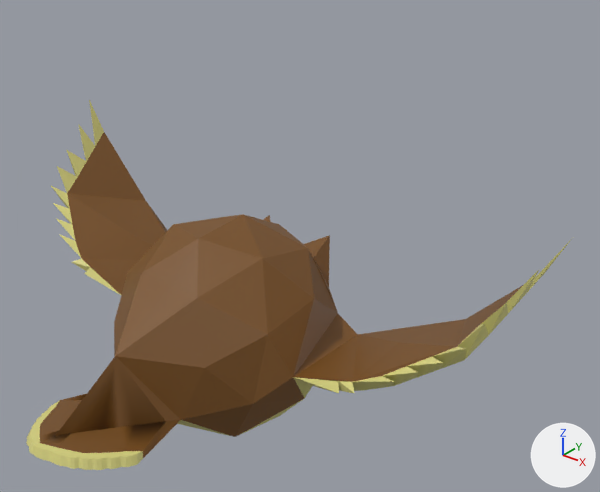
Renders of the glTF model RTS/public/models/Owl_Wings_Up.glb from each side of a commit.
Rendered twice from a 50 mm camera at (4.13, -4.17, 3.56) aimed at (0.41, 0.48, 0.68). The lights are fixed; the arrows at lower right show +X, +Y and +Z. The older version comes first. Where no turn or scale is listed for an object, it has been applied to the vertices.

Objects in the first picture: 'Owl.005'.
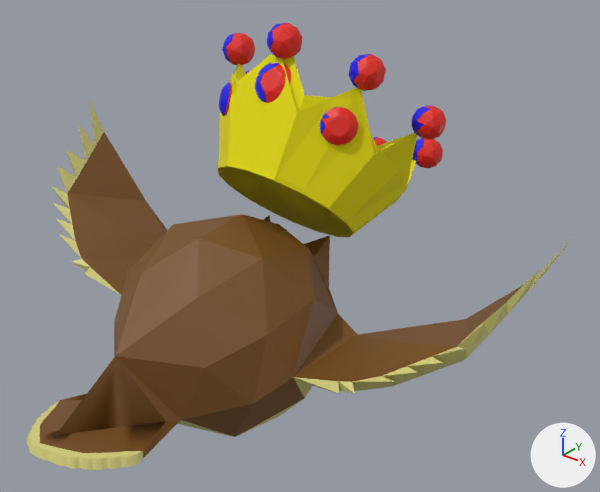
Location of each change, [x1, y1, x2, y2] in pixels of the pictures (600 x 492 px):
```json
{"object": "Red_Crown", "change": "added", "after": [226, 23, 446, 237], "faces in mat_material_012 (yellow #e7de06)": [228, 58, 417, 237], "faces in mat_material_011 (red #e72214)": [226, 23, 446, 168]}
{"object": "Red_Tiara", "change": "added", "after": [218, 54, 405, 237], "faces in mat_material_012 (yellow #e7de06)": [218, 54, 405, 237], "faces in mat_material_011 (red #e72214)": [224, 64, 358, 145]}
{"object": "Blue_Crown", "change": "added", "after": [220, 22, 430, 167], "faces in mat_material_012 (yellow #e7de06)": [220, 58, 415, 166], "faces in mat_material_013 (blue #0f02e7)": [222, 22, 430, 167]}
{"object": "Blue_Tiara", "change": "added", "after": [218, 53, 351, 237], "faces in mat_material_012 (yellow #e7de06)": [218, 53, 351, 237], "faces in mat_material_013 (blue #0f02e7)": [219, 63, 336, 144]}
```

Edits to the scene script, one JSON object a line:
```json
{"op": "add", "block": "mat_material_013", "code": ["mat_material_013 = principled_material('Material.013')", "mat_material_013.base_color = (0.00488, 0.000655, 0.8)  # blue #0f02e7"]}
{"op": "add", "block": "mat_material_012", "code": ["mat_material_012 = principled_material('Material.012')", "mat_material_012.base_color = (0.8, 0.729, 0.00169)  # yellow #e7de06", "mat_material_012.roughness = 1.0"]}
{"op": "add", "block": "mat_material_011", "code": ["mat_material_011 = principled_material('Material.011')", "mat_material_011.base_color = (0.8, 0.016, 0.00698)  # red #e72214"]}
{"op": "add", "block": "me_cylinder", "code": ["me_cylinder = bpy.data.meshes.new('Cylinder')", "me_cylinder.from_pydata(...)  # 416 vertices, 796 faces; spans x -1.05..1.05, y -0.7..1.23, z -0.69..1.21", "# faces by material slot: [110, 686]", "me_cylinder.materials.append(mat_material_012)  # yellow #e7de06", "me_cylinder.materials.append(mat_material_013)  # blue #0f02e7"]}
{"op": "add", "block": "me_dmesh", "code": ["me_dmesh = bpy.data.meshes.new('dmesh')", "me_dmesh.from_pydata(...)  # 539 vertices, 1062 faces; spans x -0.87..0.87, y -0.61..0.77, z -0.65..1.12", "# faces by material slot: [952, 110]", "me_dmesh.materials.append(mat_material_013)  # blue #0f02e7", "me_dmesh.materials.append(mat_material_012)  # yellow #e7de06"]}
{"op": "add", "block": "me_cylinder_002", "code": ["me_cylinder_002 = bpy.data.meshes.new('Cylinder.002')", "me_cylinder_002.from_pydata(...)  # 416 vertices, 796 faces; spans x -1.05..1.05, y -0.7..1.23, z -0.69..1.21", "# faces by material slot: [110, 686]", "me_cylinder_002.materials.append(mat_material_012)  # yellow #e7de06", "me_cylinder_002.materials.append(mat_material_011)  # red #e72214"]}
{"op": "add", "block": "me_dmesh_003", "code": ["me_dmesh_003 = bpy.data.meshes.new('dmesh.003')", "me_dmesh_003.from_pydata(...)  # 539 vertices, 1062 faces; spans x -0.87..0.87, y -0.61..0.77, z -0.65..1.12", "# faces by material slot: [952, 110]", "me_dmesh_003.materials.append(mat_material_011)  # red #e72214", "me_dmesh_003.materials.append(mat_material_012)  # yellow #e7de06"]}
{"op": "add", "block": "ob_blue_crown", "code": ["ob_blue_crown = bpy.data.objects.new('Blue_Crown', me_cylinder)", "ob_blue_crown.location = (0.037, 0.996, 1.127)"]}
{"op": "add", "block": "ob_blue_tiara", "code": ["ob_blue_tiara = bpy.data.objects.new('Blue_Tiara', me_dmesh)", "ob_blue_tiara.location = (0.034, 0.906, 1.085)"]}
{"op": "add", "block": "ob_red_crown", "code": ["ob_red_crown = bpy.data.objects.new('Red_Crown', me_cylinder_002)", "ob_red_crown.location = (0.042, 0.996, 1.127)"]}
{"op": "add", "block": "ob_red_tiara", "code": ["ob_red_tiara = bpy.data.objects.new('Red_Tiara', me_dmesh_003)", "ob_red_tiara.location = (0.039, 0.906, 1.085)"]}
```
